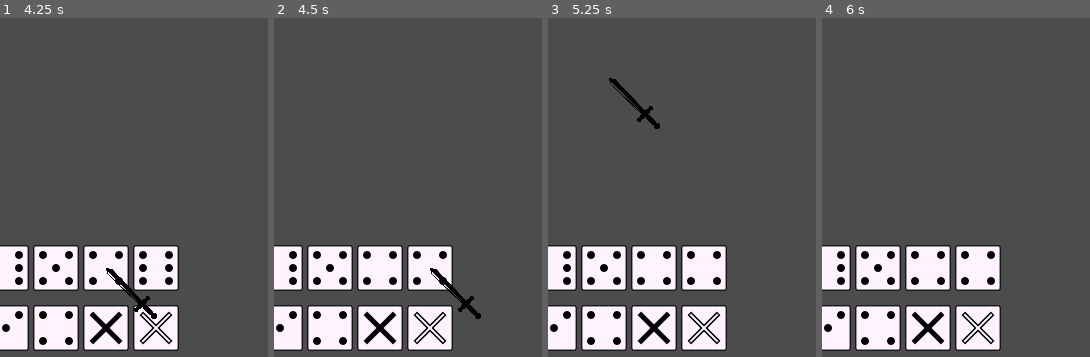
Above: before the commit, frames 1-4 (left to right).
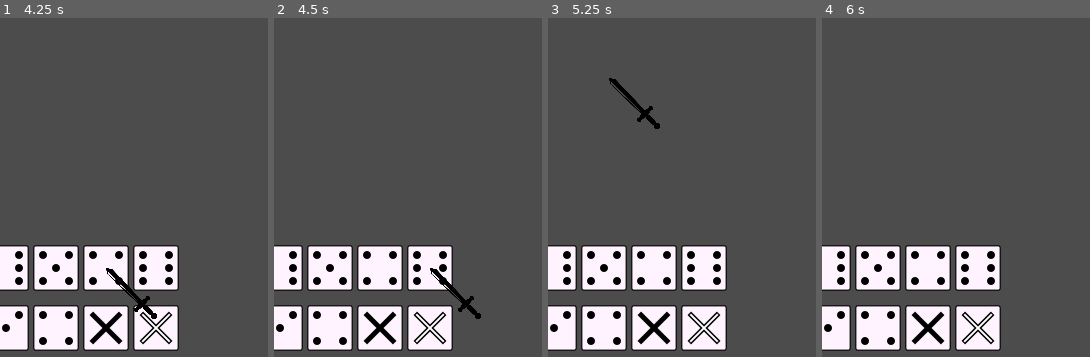
Above: after the commit, the same moments.

Repository: mraich/lantern
Game: Godot game, scene res://scenes/world.tscn
The game is run twice, just before and just after one commit, with the same random seed, the same clock (stepped at 60 frames per second) and the same inputs.
Inputs (mouse positions are % of the whole screen's width and height, from its top left):
- Up to frame 1 (4.25 s): tap Enter at 0.5, 2, 3.5 s; move the mouse to (33, 87) at 0.52 s; hold Right mouse button (right_click) 0.53-1.28 s; click (33, 87) at 0.67 s; tap Space at 1.25, 2.75 s; move the mouse to (42, 87) at 1.27 s; right-click (42, 87) at 1.35 s; click (42, 87) at 1.42 s; move the mouse to (51, 87) at 2.02 s; hold Right mouse button (right_click) 2.03-2.78 s; click (51, 87) at 2.17 s; move the mouse to (61, 87) at 2.77 s; right-click (61, 87) at 2.85 s; click (61, 87) at 2.92 s; move the mouse to (70, 87) at 3.52 s; hold Right mouse button (right_click) from 3.53 s (still down); click (70, 87) at 3.67 s
- Up to frame 2 (4.5 s): tap Space at 4.25 s; move the mouse to (79, 87) at 4.27 s; release Right mouse button (right_click) at 4.28 s; right-click (79, 87) at 4.35 s; click (79, 87) at 4.42 s
- Up to frame 3 (5.25 s): move the mouse to (61, 59) at 5.02 s; hold Right mouse button (right_click) from 5.03 s (still down); click (61, 59) at 5.17 s
- Up to frame 4 (6 s): move the mouse to (39, 29) at 5.77 s; release Right mouse button (right_click) at 5.78 s; right-click (39, 29) at 5.85 s; click (39, 29) at 5.92 s
The pictures show only the part of the screen within x 50-100%, y 50-100%; the shares and areas given below are measured in that part.

Frame 1 is identical in both runs. In frame 2, 0.1% of the frame differs, in the area x 51-65%, y 72-75%; in frame 3, 0.1%; in frame 4, 0.1%.

Commit message:
Cursor:: Az állapot 0 és 5 között lehet, így engedélyezve a több kocka kiválasztásának az alapállapotát.

Diff:
--- a/scripts/cursor/cursor.gd
+++ b/scripts/cursor/cursor.gd
@@ -5,8 +5,8 @@
 # Signal to notify when the state of the cursor is changed.
 signal on_cursor_state_changed
 
-# States should be between 0 and 4.
-const _MAX_STATES = 5
+# States should be between 0 and 5.
+const _MAX_STATES = 6
 
 # Initial state.
 var _state = 0
